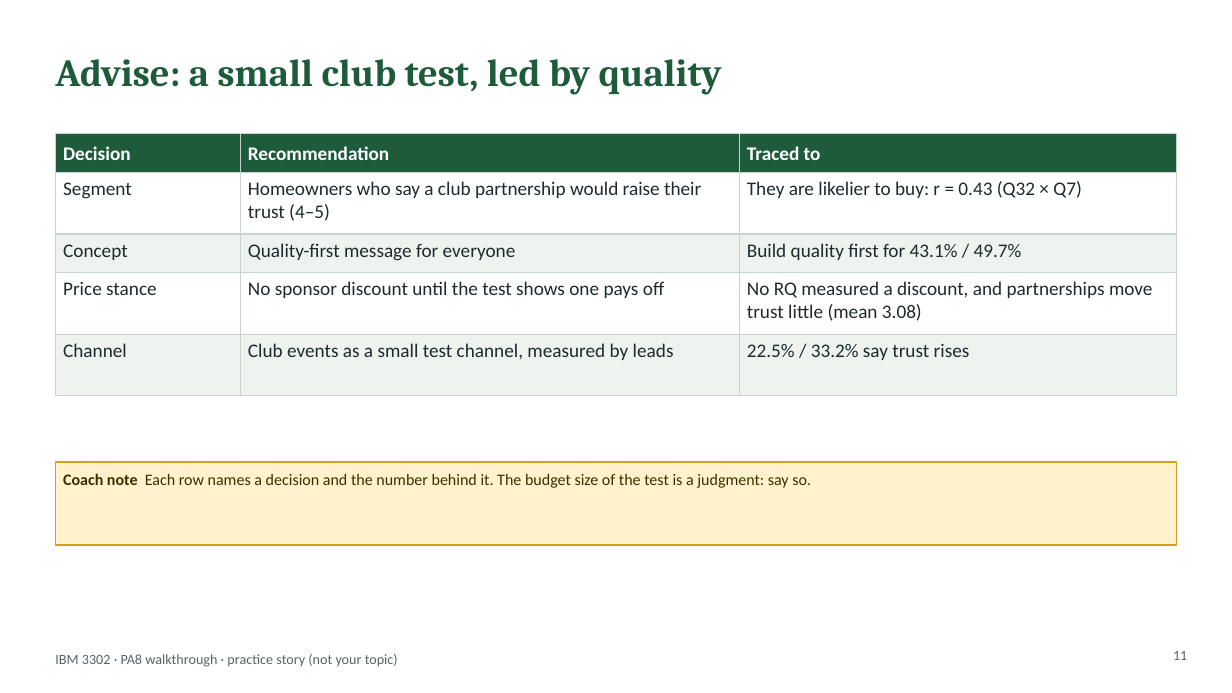
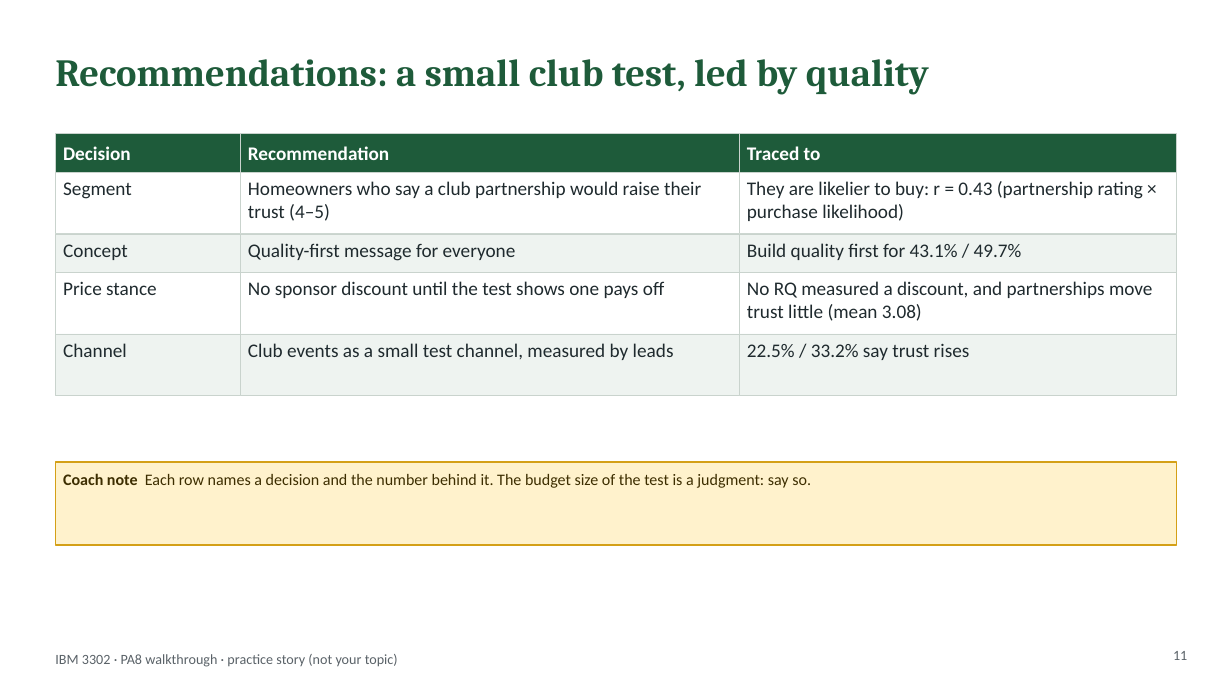
Before and after one commit to lyf718718/mktg-research-sim, a slide deck: slide 11 of hub/files/PA8_Presentation_Walkthrough.pptx. Drawn at 1232x693 pixels with LibreOffice and Linux fonts; fonts in the diff are those of the drawing. Boxes give left, top, right and bottom in pixels: in the first picture for what was removed or moved away, otherwise in the second. Text is boxed around its words. In the diff, an @@ line names an element or a change of style, - is before the commit and + after.

```diff
--- a/hub/files/PA8_Presentation_Walkthrough.pptx
+++ b/hub/files/PA8_Presentation_Walkthrough.pptx
@@ title at (55,59,929,95): text changed @@
-Advise: a small club test, led by quality
+Recommendations: a small club test, led by quality
@@ text in rectangle at (747,181,1143,221): text changed @@
-They are likelier to buy: r = 0.43 (Q32 × Q7)
+They are likelier to buy: r = 0.43 (partnership rating × purchase likelihood)
```
Also in this commit, not shown: 12 other slides changed, 17 other files.
